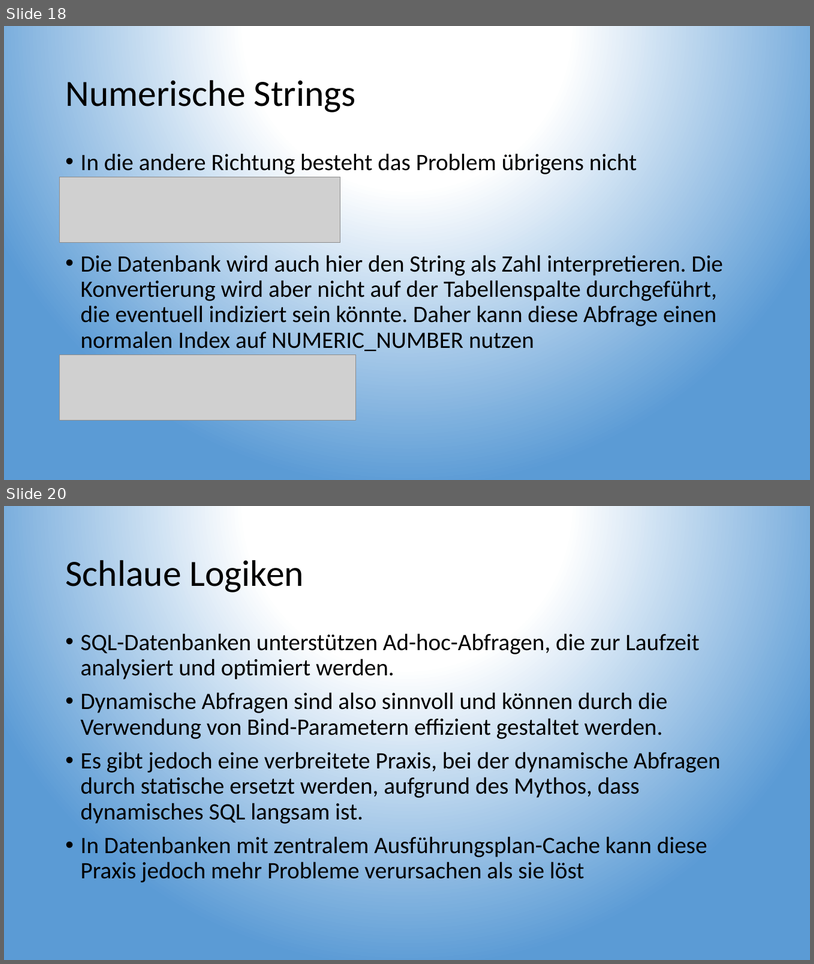
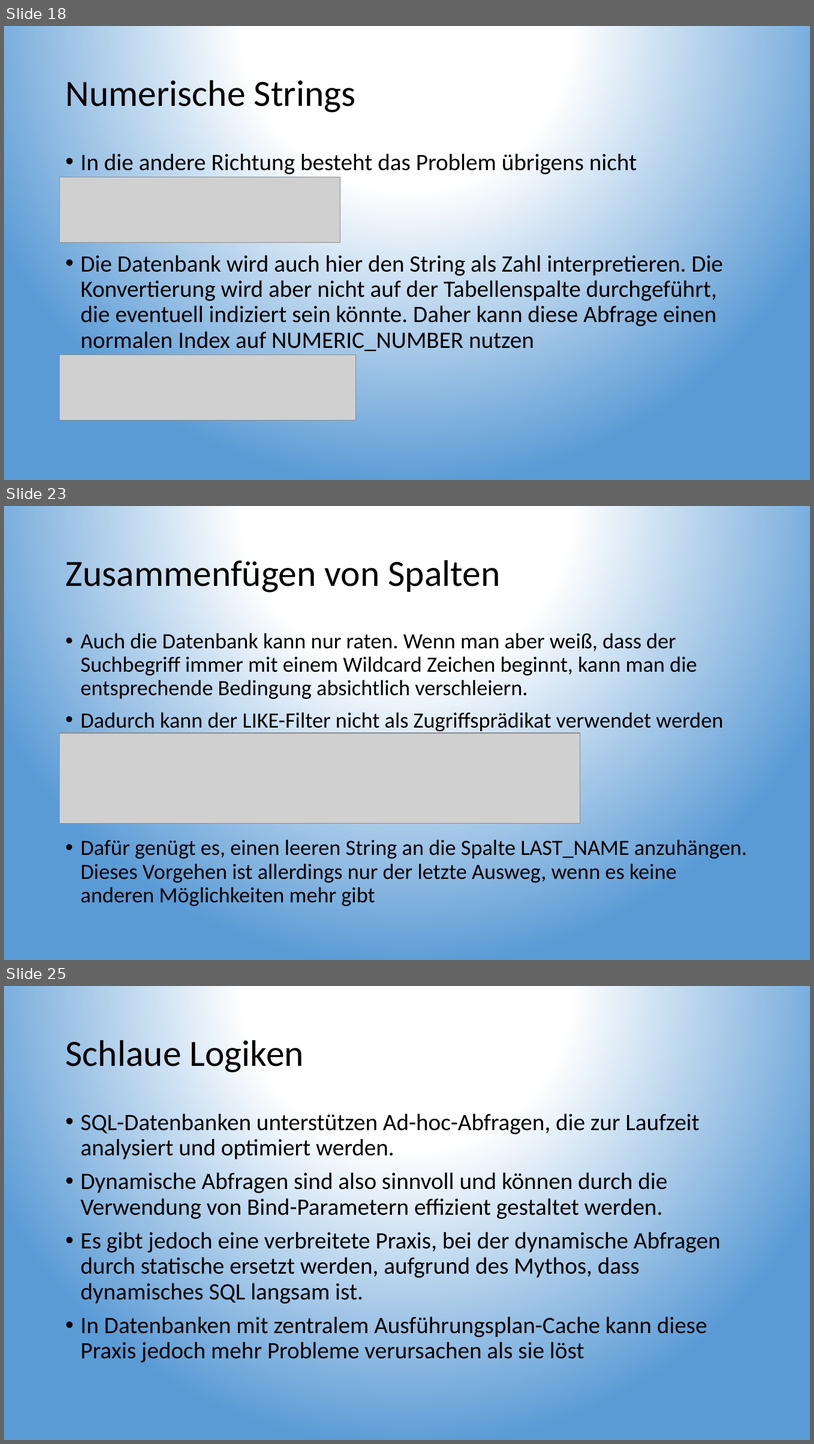
Before and after one commit to TobiaszMylak/DBI-Pr-sentation, a slide deck: DBI Präsentation Gruppe 2 - Ganzes Thema.pptx. Shown one above the other, each under a label of ours: slides 18 and 20 before the commit, slides 18, 23 and 25 after it; the slides between them are not shown. The pictures are 814x964 and 814x1444 pixels, drawn with LibreOffice and Linux fonts; fonts in the diff are those of the drawing; grey boxes stand for pictures. Boxes give left, top, right and bottom in pixels: in the first picture for what was removed or moved away, otherwise in the second. Text is boxed around its words. In the diff, an @@ line names an element or a change of style, - is before the commit and + after.

```diff
--- a/DBI Präsentation Gruppe 2 - Ganzes Thema.pptx
+++ b/DBI Präsentation Gruppe 2 - Ganzes Thema.pptx
@@ slide 23 added at (4,506,810,960), background gradient #FFFFFF to #5B9BD5 @@
@@ title added at (65,555,501,595), 44 pt, text #000000 @@
+Zusammenfügen von Spalten
@@ text added at (81,633,747,906), 25.9 pt, text #000000 @@
+• Auch die Datenbank kann nur raten. Wenn man aber weiß, dass der Suchbegriff immer mit einem Wildcard Zeichen beginnt, kann man die entsprechende Bedingung absichtlich verschleiern.
+• Dadurch kann der LIKE-Filter nicht als Zugriffsprädikat verwendet werden
+• Dafür genügt es, einen leeren String an die Spalte LAST_NAME anzuhängen. Dieses Vorgehen ist allerdings nur der letzte Ausweg, wenn es keine anderen Möglichkeiten mehr gibt
@@ picture added at (60,733,581,823) @@
@@ what was slide 20 is now slide 25 @@
```
Also in this commit, not shown: 5 other slides added, 2 slides removed.
